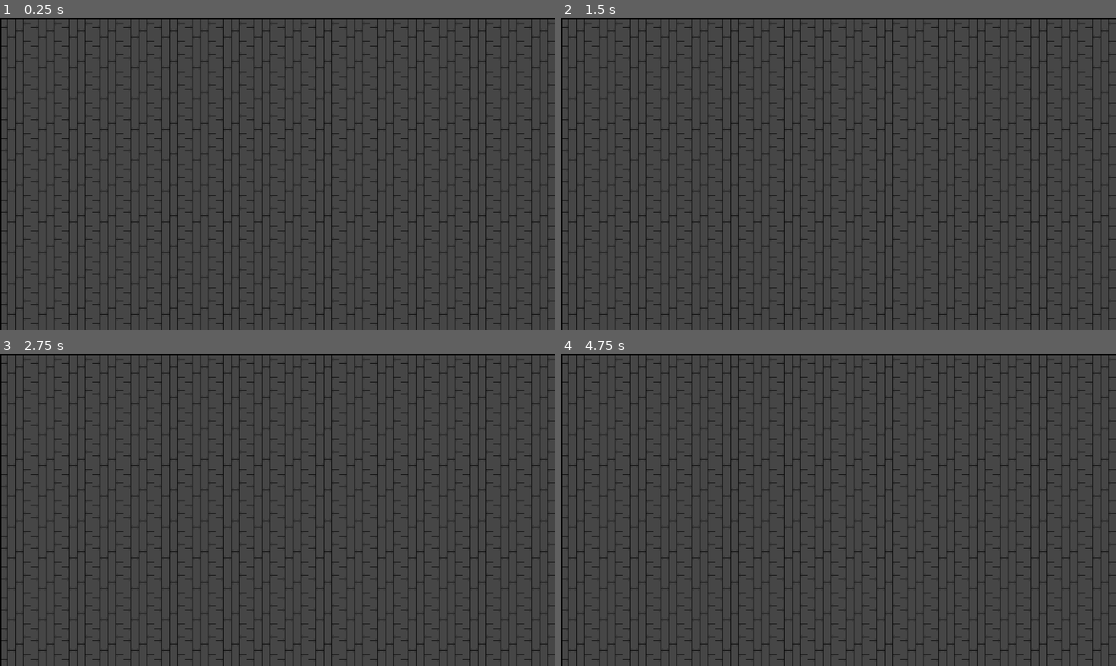
Above: before the commit, frames 1-4 (two rows, left to right).
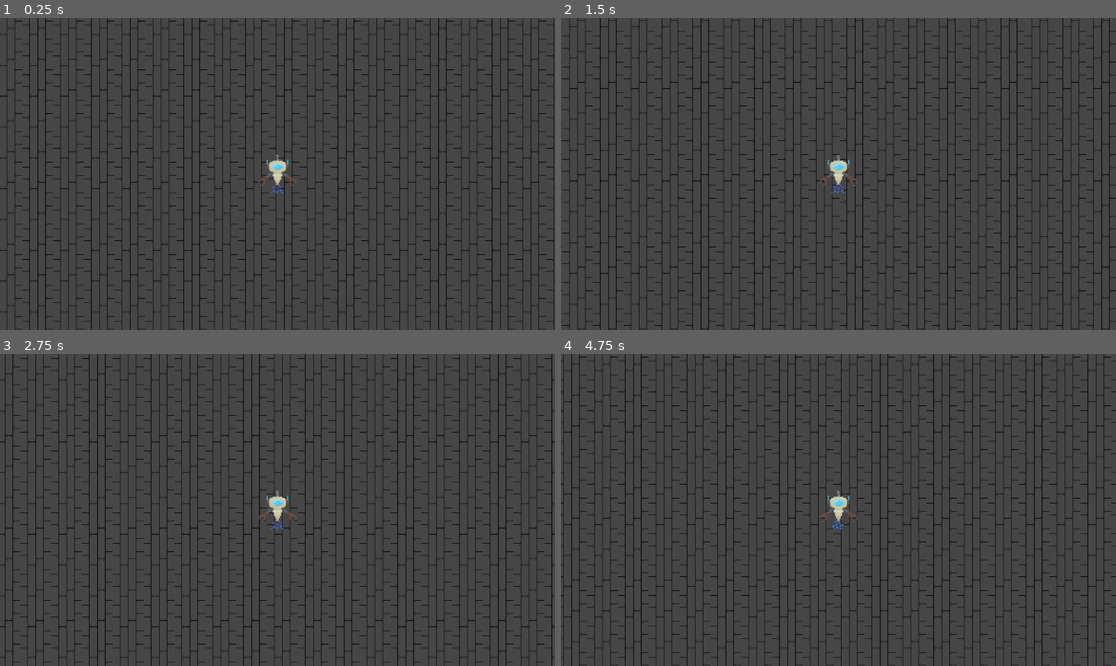
Above: after the commit, the same moments.

Repository: dbrogen/JawaGame
Game: Godot game, scene res://Scenes/Collection/starship.tscn
The game is run twice, just before and just after one commit, with the same random seed, the same clock (stepped at 60 frames per second) and the same inputs. This scene is started directly instead of the project's main scene.
Inputs:
- Up to frame 1 (0.25 s): no input
- Up to frame 2 (1.5 s): tap Enter at 0.5 s; hold D (right) 0.53-1.28 s; hold S (down) from 1.28 s (still down)
- Up to frame 3 (2.75 s): tap Space at 2 s; release S (down) at 2.03 s; hold D (right) from 2.03 s (still down)
- Up to frame 4 (4.75 s): release D (right) at 2.78 s; hold W (up) 2.78-3.53 s; hold A (left) from 3.53 s (still down)

The runs differ from the first frame. In frame 1, 17% of the frame differs, in the area x 0-100%, y 0-100%; in frame 2, 18%; in frame 3, 17%; in frame 4, 18%.

Commit message:
Added ending

Diff:
--- /dev/null
+++ b/jawa-game/Scenes/Collection/starship.gd
@@ -0,0 +1,6 @@
+extends Node2D
+
+
+func _on_area_2d_body_entered(body: Node2D) -> void:
+	if(body.is_in_group("Player")):
+		get_tree().change_scene_to_file("res://Scenes/credits.tscn");
--- a/jawa-game/Scenes/Collection/starship.tscn
+++ b/jawa-game/Scenes/Collection/starship.tscn
@@ -1,10 +1,12 @@
-[gd_scene load_steps=13 format=4 uid="uid://bi5ticviyprtd"]
+[gd_scene load_steps=16 format=4 uid="uid://bi5ticviyprtd"]
 
+[ext_resource type="Script" uid="uid://co627ictfjrj7" path="res://Scenes/Collection/starship.gd" id="1_j88cy"]
 [ext_resource type="Texture2D" uid="uid://d2ucejpvv8ueo" path="res://Art Assets/Tilemaps/Shipmetalfloor.png" id="1_xhnva"]
 [ext_resource type="Texture2D" uid="uid://cchtq8pfgcobn" path="res://Art Assets/table.png" id="2_3oxxr"]
 [ext_resource type="Texture2D" uid="uid://b0rtjltt2i5ny" path="res://Art Assets/computer-1.png.png" id="3_j88cy"]
 [ext_resource type="Texture2D" uid="uid://cygrcaubxyg4w" path="res://Art Assets/charging_pad.png" id="4_4tny2"]
 [ext_resource type="Texture2D" uid="uid://dg5p4mj6730bi" path="res://Art Assets/labtubes.png" id="5_6ys7y"]
+[ext_resource type="PackedScene" uid="uid://revmkg12pyl3" path="res://Scenes/player.tscn" id="7_4tny2"]
 
 [sub_resource type="TileSetAtlasSource" id="TileSetAtlasSource_q4qow"]
 texture = ExtResource("1_xhnva")
@@ -50,7 +52,11 @@
 sources/2 = SubResource("TileSetAtlasSource_wgap5")
 sources/3 = SubResource("TileSetAtlasSource_iw55w")
 
+[sub_resource type="RectangleShape2D" id="RectangleShape2D_3oxxr"]
+size = Vector2(48, 163)
+
 [node name="Starship" type="Node2D"]
+script = ExtResource("1_j88cy")
 
 [node name="TileMapLayer" type="TileMapLayer" parent="."]
 tile_map_data = PackedByteArray("AAAAAAAAAAABAAAAAAABAAAAAAACAAIAAAACAAAAAAACAAIAAAADAAAAAAACAAIAAAAEAAAAAAACAAIAAAAFAA …(11440 unchanged characters)…
@@ -58,3 +64,17 @@
 
 [node name="TileMapLayer2" type="TileMapLayer" parent="."]
 tile_set = SubResource("TileSet_s88c8")
+
+[node name="Area2D" type="Area2D" parent="."]
+position = Vector2(2296, 602)
+metadata/_edit_group_ = true
+
+[node name="CollisionShape2D" type="CollisionShape2D" parent="Area2D"]
+position = Vector2(14, 71.5)
+shape = SubResource("RectangleShape2D_3oxxr")
+
+[node name="Player" parent="." instance=ExtResource("7_4tny2")]
+position = Vector2(594, 329)
+scale = Vector2(0.25, 0.25)
+
+[connection signal="body_entered" from="Area2D" to="." method="_on_area_2d_body_entered"]
--- a/jawa-game/Scenes/Exploration/spaceship.tscn
+++ b/jawa-game/Scenes/Exploration/spaceship.tscn
@@ -31,3 +31,5 @@
 text = "0 / 20"
 horizontal_alignment = 1
 vertical_alignment = 1
+
+[connection signal="body_entered" from="Hitbox" to="." method="_on_hitbox_body_entered"]
--- a/jawa-game/Scenes/player.tscn
+++ b/jawa-game/Scenes/player.tscn
@@ -29,7 +29,7 @@
 [sub_resource type="CircleShape2D" id="CircleShape2D_nb08i"]
 radius = 240.008
 
-[node name="Player" type="CharacterBody2D"]
+[node name="Player" type="CharacterBody2D" groups=["Player"]]
 scale = Vector2(0.5, 0.5)
 collision_mask = 7
 script = ExtResource("1_11twk")
--- a/jawa-game/Scripts/Global.gd
+++ b/jawa-game/Scripts/Global.gd
@@ -2,3 +2,4 @@
 
 var batteryPower:float = 100.0;
 var scrapCollected: int = 0;
+var isOnCharger: bool = false;
Not shown, added: jawa-game/Scenes/Collection/starship.gd.uid
Not shown: 1 places in jawa-game/Scenes/Exploration/charging_station.tscn that only renumber resources
Not shown: 1 places in jawa-game/Scenes/Exploration/desert_dunes.tscn that only renumber resources
Not shown: 1 places in jawa-game/Scenes/Exploration/spaceship.tscn that only renumber resources
Not shown: 1 places in jawa-game/Scenes/player.tscn that only renumber resources
Not shown, added: jawa-game/Scripts/spaceship.gd.uid
